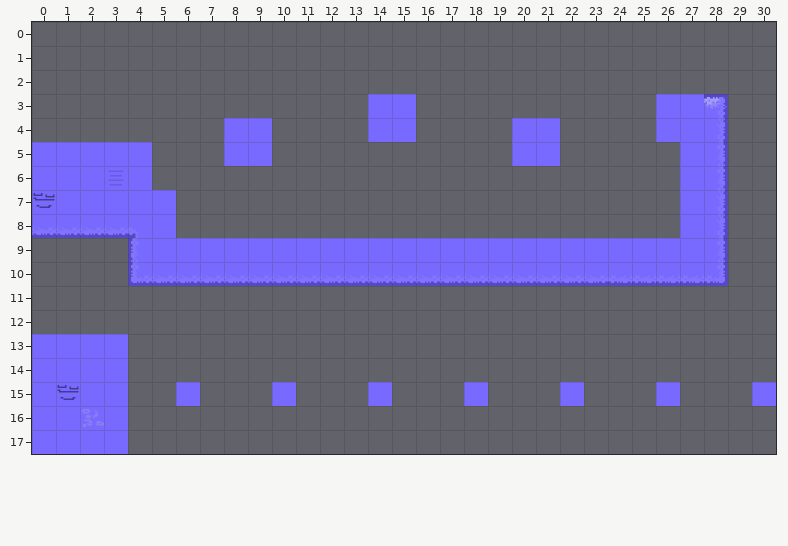
Level history. Tiled map: games/untitled_platformer/map/level6.tmx. Above, as it was before the edit.
Cells are 32x32 px. Shown: x 0..30, y 0..17.
New version:
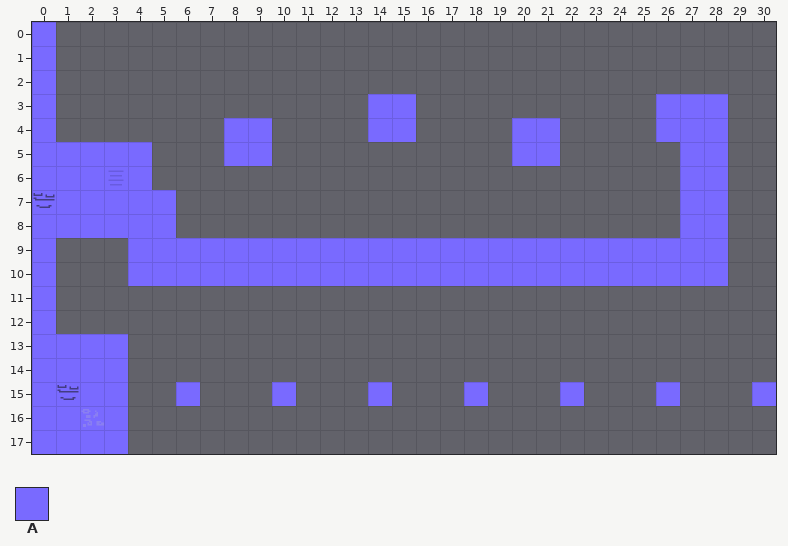
Key: from "Neptune": A 18.
_ is an empty cell.
Change:
Layer "Tile Layer 1":
Tile A is added in rows 0 to 2 at x 0; in rows 3 to 4 at x 0 and 28; in rows 5 to 7 at x 28; in row 8 at x 0 to 4 and 28; in row 9 at x 0, 4 and 28; in row 10 at x 0 and 4 to 28.
Tile A is added in rows 11 to 12 at x 0.
